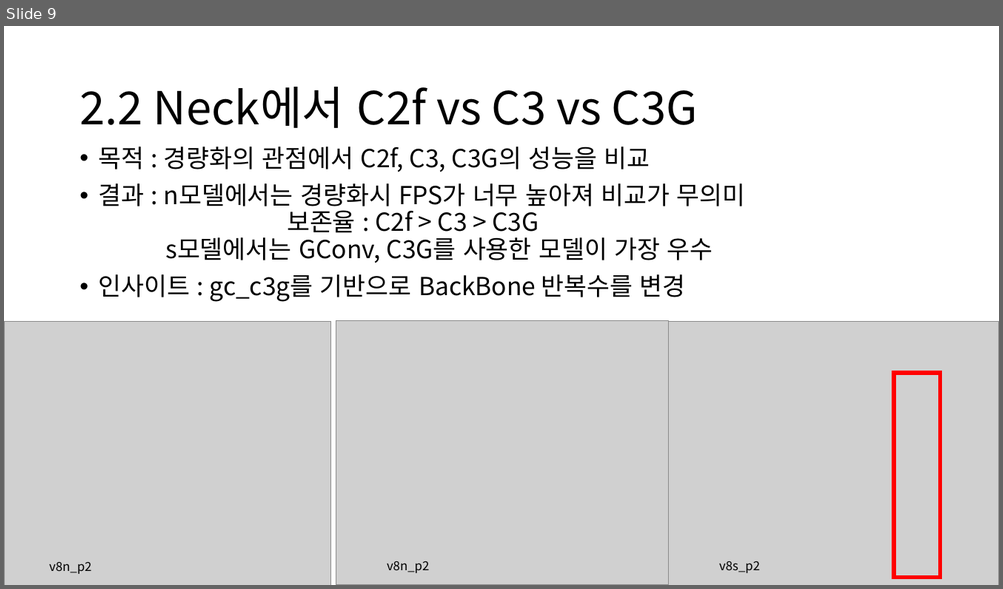
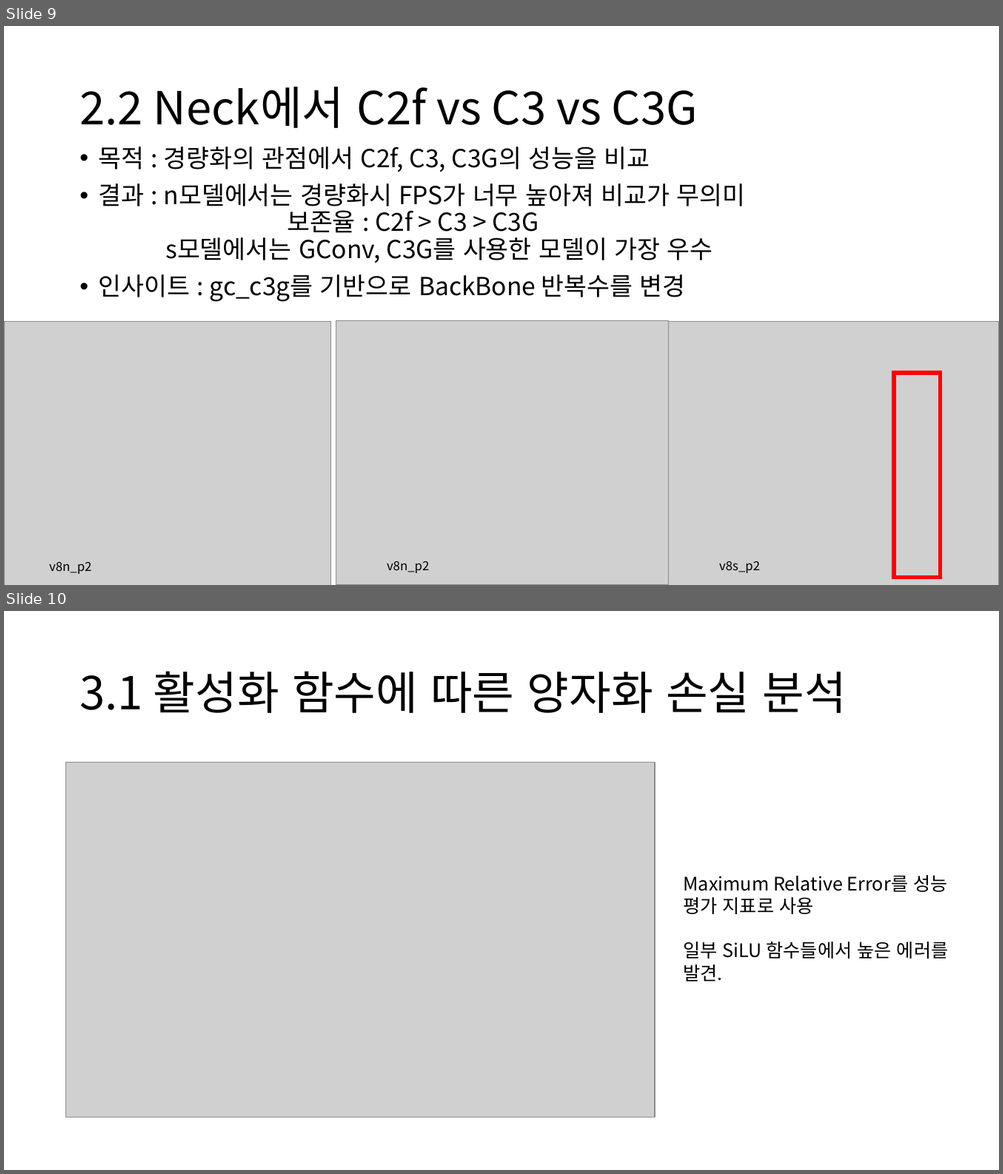
Before and after one commit to Lee-chan-hyeok/Nextchip_Autonomous_Driving_Contest, a slide deck: 11.25.pptx. Shown one above the other, each under a label of ours: slide 9 before the commit, slides 9 and 10 after it. The pictures are 1003x589 and 1003x1174 pixels, drawn with LibreOffice and Linux fonts; fonts in the diff are those of the drawing; grey boxes stand for pictures. Boxes give left, top, right and bottom in pixels: in the first picture for what was removed or moved away, otherwise in the second. Text is boxed around its words. In the diff, an @@ line names an element or a change of style, - is before the commit and + after.

```diff
--- a/11.25.pptx
+++ b/11.25.pptx
@@ slide 10 added at <box>4,611,999,1170</box>, background #FFFFFF @@
@@ title added at <box>79,671,846,713</box>, 44 pt, text #000000 @@
+3.1 활성화 함수에 따른 양자화 손실 분석
@@ picture added at <box>66,763,654,1118</box> @@
@@ text added at <box>683,875,948,982</box>, 18 pt, text #000000 @@
+Maximum Relative Error를 성능 평가 지표로 사용
+일부 SiLU 함수들에서 높은 에러를 발견.
```
Also in this commit, not shown: 4 other slides added.
